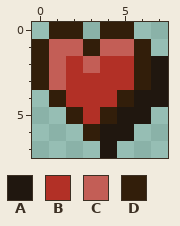
File history of a pixel-art sprite, app/src/main/resources/gui/ui/health.png. Above is the file before it was changed.
The file is 8x8 pixels.
Palette (. is transparent): A #20170f  B #b23026  C #c35e56  D #321e0a
Pixels before, first column x 0:
0 .DD.DD..
1 DCCDCCD.
2 DCBCBBDA
3 DCBBBBDA
4 .DBBBDAA
5 ..DBDAA.
6 ...DAA..
7 ....A...
And afterwards:
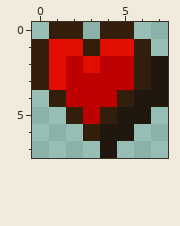
Change:
colour B: #b23026 -> #bf0000
colour C: #c35e56 -> #e20e00
Boxes around the changes in both pictures, in picture pixels (x1, y1, x2, y2):
changed: (49, 39, 134, 124)
